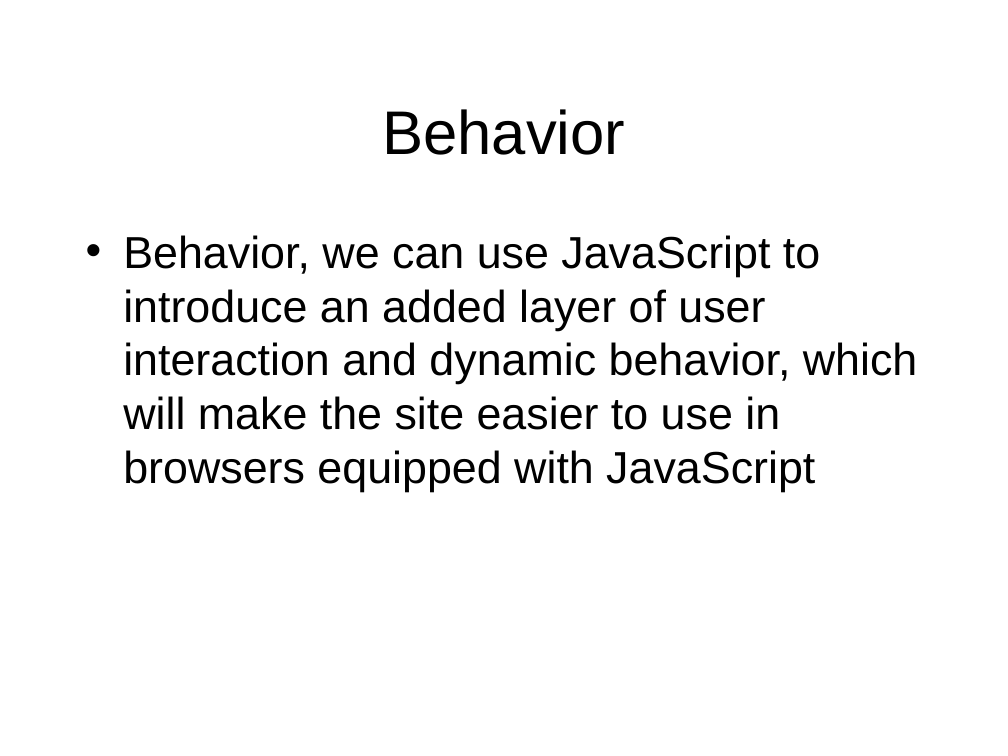
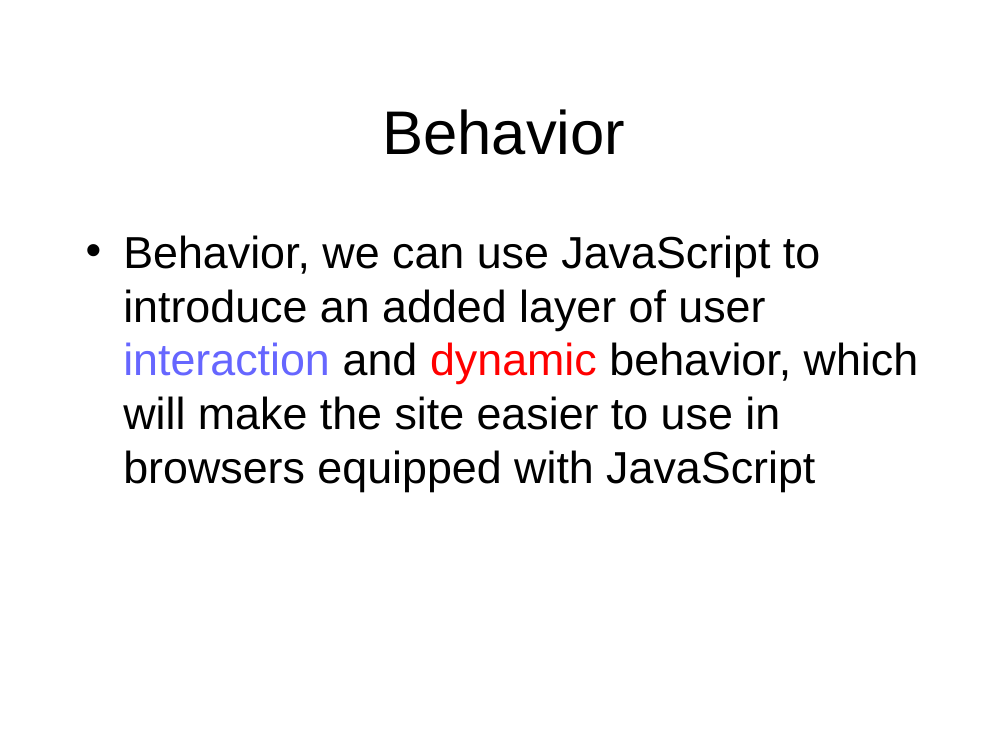
Before and after one commit to octaviordz/zjnu2017.github.io, a slide deck: slide 12 of WAD/lectures/080--Dynamic.vs.Static.Websites.pptx (slide 6 before the commit). Drawn at 1008x756 pixels with LibreOffice and Linux fonts; fonts in the diff are those of the drawing. Boxes give left, top, right and bottom in pixels: in the first picture for what was removed or moved away, otherwise in the second. Text is boxed around its words. In the diff, an @@ line names an element or a change of style, - is before the commit and + after.

```diff
--- a/WAD/lectures/080--Dynamic.vs.Static.Websites.pptx
+++ b/WAD/lectures/080--Dynamic.vs.Static.Websites.pptx
@@ text "Behavior, we can use JavaScript ..." at <box>123,235,919,492</box>: text colour #000000 to #6666FF in "interaction"; text colour #000000 to #FF0000 in "dynamic" @@
```
Also in this commit, not shown: 4 other slides changed, 6 slides added.
